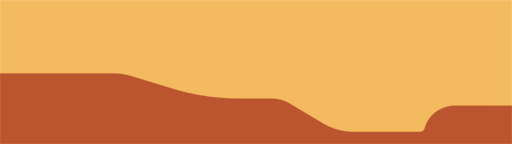
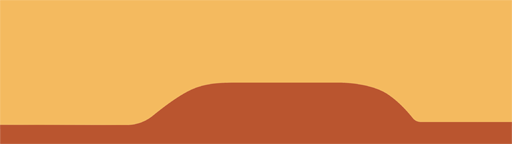
Comparing the layer stacks of the two 512 x 144 images. Changes:
removed group "Minimap" (2 layers) over left=0, top=0, right=512, bottom=144
removed layer "Relleno de color 1" from group "Minimap" over left=0, top=73, right=512, bottom=144
renamed "Capa 2" to "Minimapa", moved it out of group "Minimap", painted on it over left=0, top=0, right=512, bottom=144
